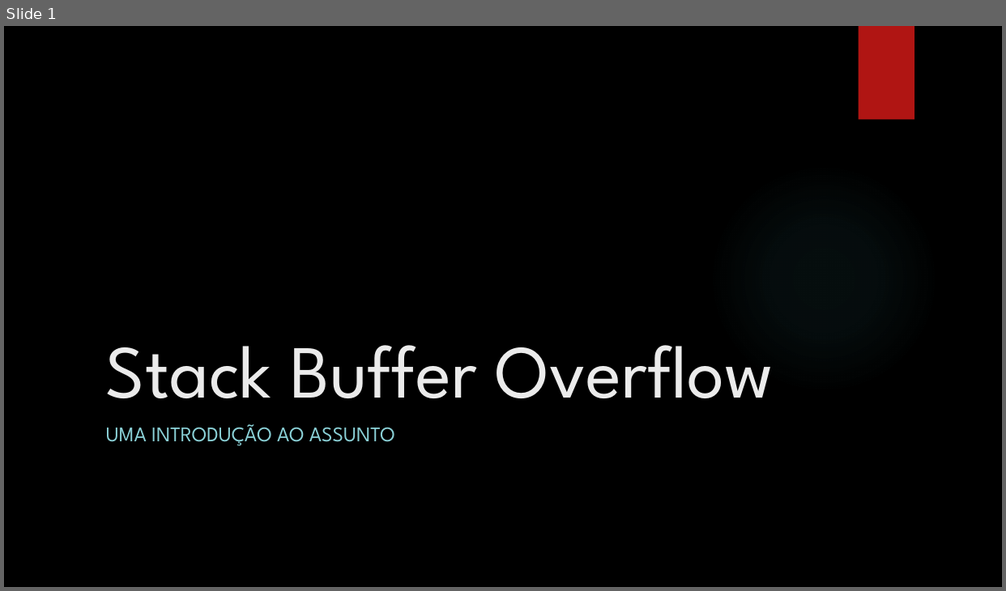
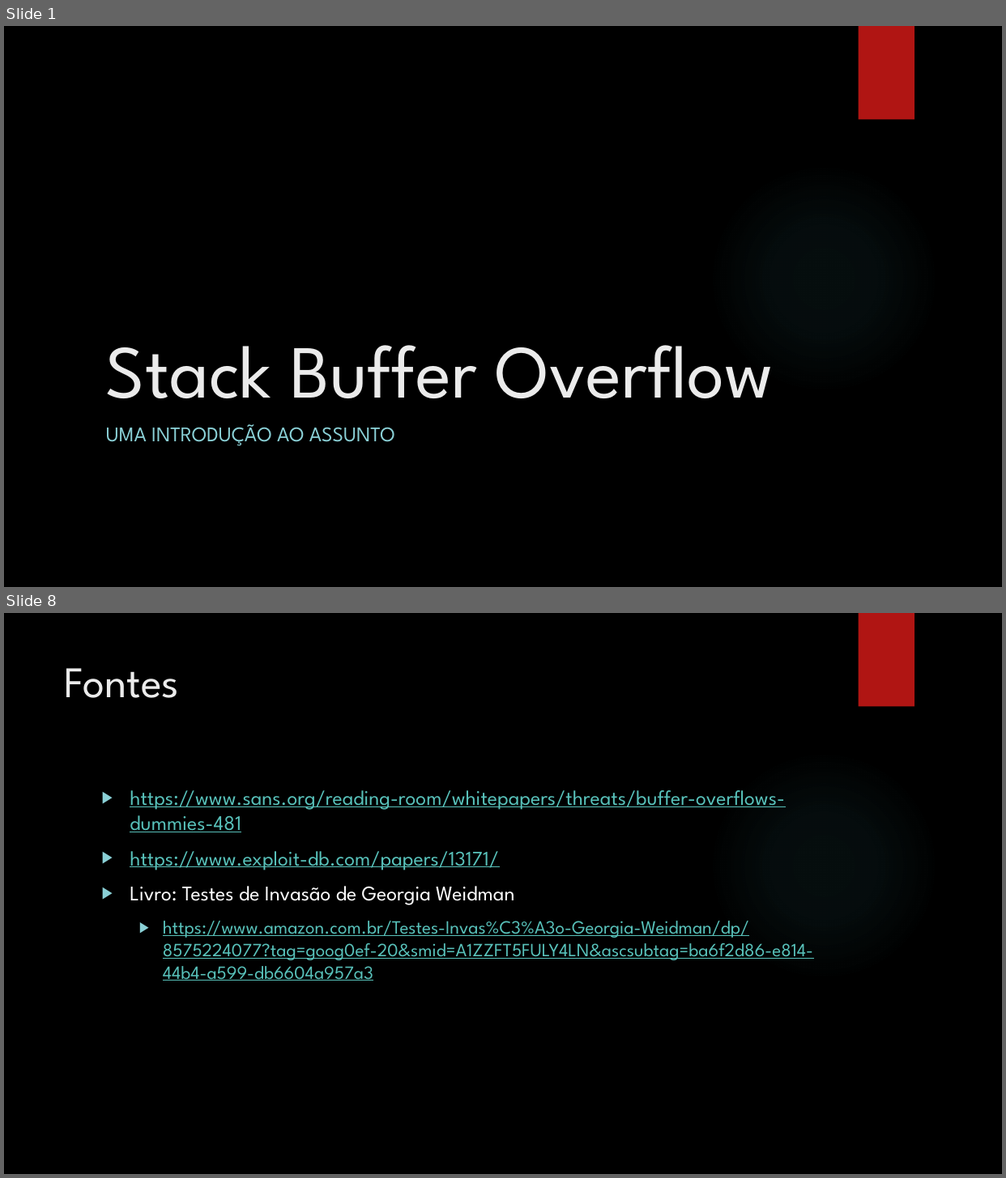
Before and after one commit to helviojunior/live_bufferoverflow, a slide deck: Buffer Overflow.pptx. Shown one above the other, each under a label of ours: slide 1 before the commit, slides 1 and 8 after it; the slides between them are not shown. The pictures are 1006x591 and 1006x1178 pixels, drawn with LibreOffice and Linux fonts; fonts in the diff are those of the drawing; background and template pictures are left out. Boxes give left, top, right and bottom in pixels: in the first picture for what was removed or moved away, otherwise in the second. Text is boxed around its words. In the diff, an @@ line names an element or a change of style, - is before the commit and + after.

Commit message:
Apresentação

```diff
--- a/Buffer Overflow.pptx
+++ b/Buffer Overflow.pptx
@@ slide 8 added at bbox=[4, 613, 1002, 1174], background picture (left out); not listed: 2 template elements that a slide beside it also shows @@
@@ title added at bbox=[65, 668, 180, 698], 42 pt, text #EBEBEB @@
+Fontes
@@ text added at bbox=[130, 790, 813, 981], 20 pt, text #58C1BA, underline @@
+▶ https://www.sans.org/reading-room/whitepapers/threats/buffer-overflows-dummies-481
+▶ https://www.exploit-db.com/papers/13171/
+▶ Livro: Testes de Invasão de Georgia Weidman
+  ▶ https://www.amazon.com.br/Testes-Invas%C3%A3o-Georgia-Weidman/dp/8575224077?tag=goog0ef-20&smid=A1ZZFT5FULY4LN&ascsubtag=ba6f2d86-e814-44b4-a599-db6604a957a3
```
Also in this commit, not shown: 6 other slides added, 1 other file.
